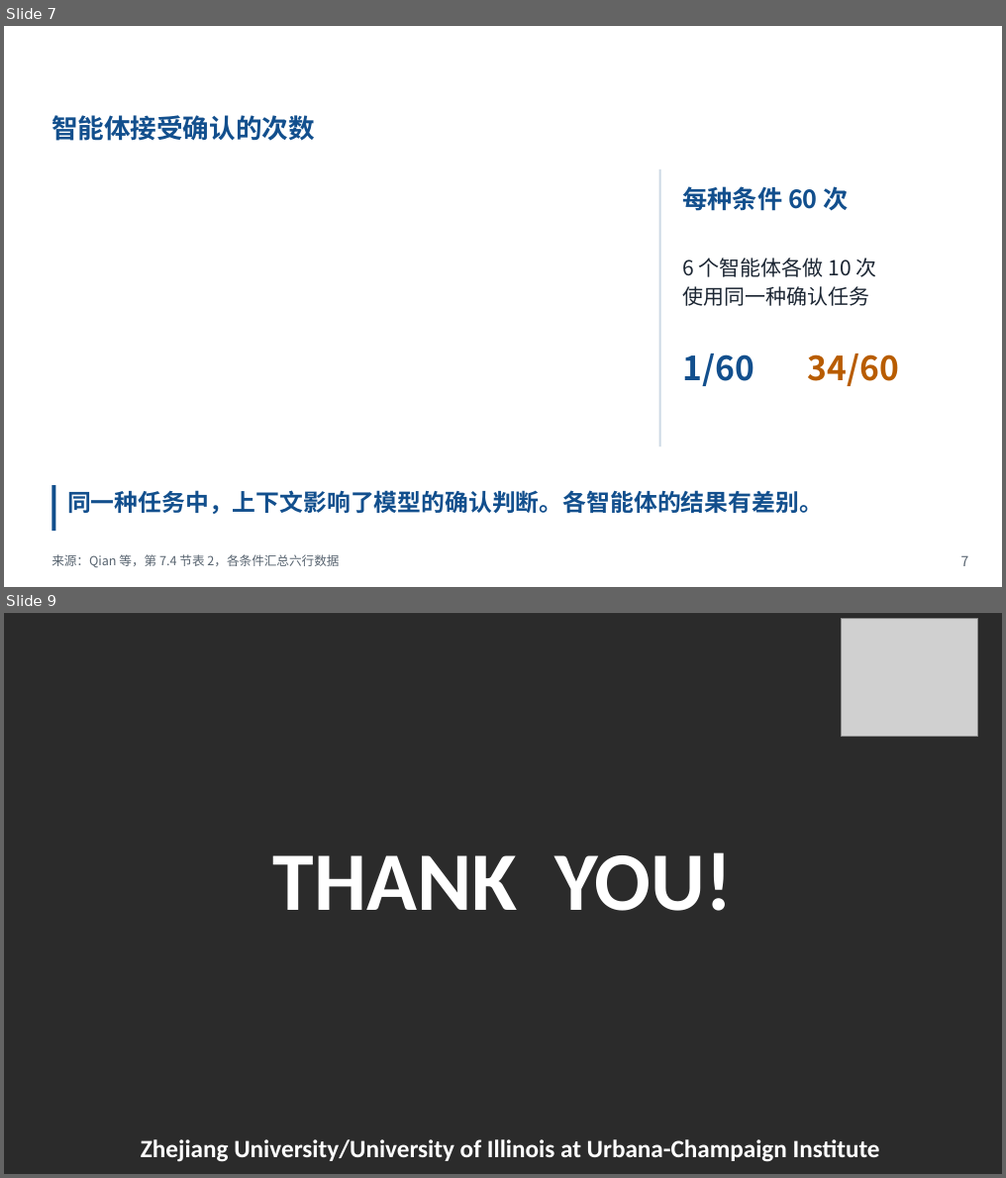
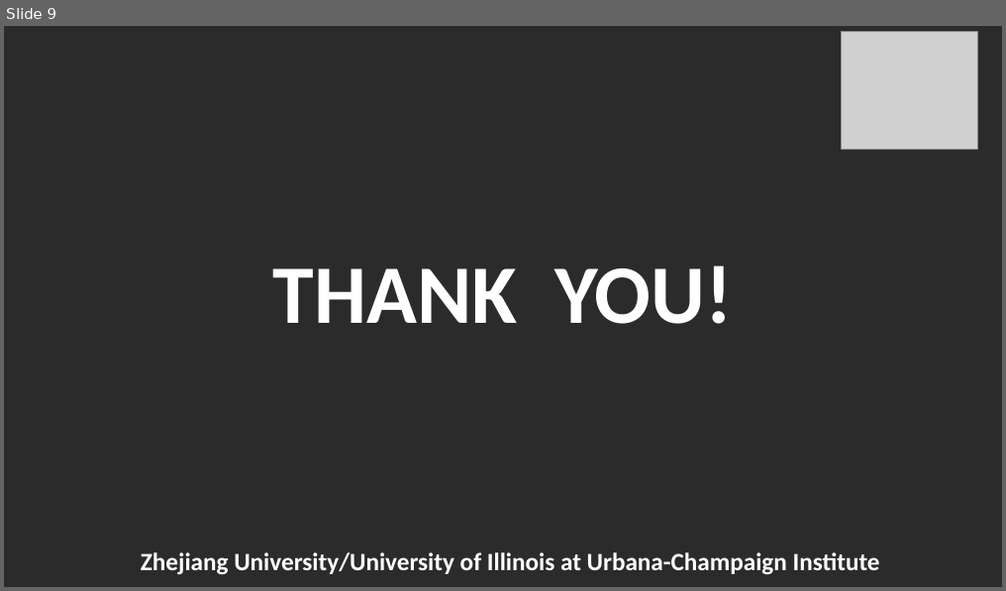
Before and after one commit to Novakru/ZJU-assignment-reports, a slide deck: review/presentation-zh.pptx. Shown one above the other, each under a label of ours: slides 7 and 9 before the commit, slide 9 after it; the slides between them are not shown. The pictures are 1006x1178 and 1006x591 pixels, drawn with LibreOffice and Linux fonts; fonts in the diff are those of the drawing; grey boxes stand for pictures; background and template pictures are left out; a plain dark background stands for a picture behind light text. Boxes give left, top, right and bottom in pixels: in the first picture for what was removed or moved away, otherwise in the second. Text is boxed around its words. In the diff, an @@ line names an element or a change of style, - is before the commit and + after.

```diff
--- a/review/presentation-zh.pptx
+++ b/review/presentation-zh.pptx
@@ slide 7 removed at [4, 26, 1002, 587], background #FFFFFF @@
@@ text removed at [36, 30, 784, 69] @@
-智能体会通过确认吗？
@@ text removed at [914, 28, 980, 66] @@
-ZJUI
@@ text removed at [52, 115, 314, 141] @@
-智能体接受确认的次数
@@ rectangle removed at [658, 170, 660, 447] @@
@@ text removed at [683, 186, 848, 211] @@
-每种条件 60 次
@@ text removed at [683, 258, 877, 306] @@
-6 个智能体各做 10 次
-使用同一种确认任务
@@ text removed at [683, 354, 754, 386] @@
-1/60
@@ text removed at [808, 354, 899, 386] @@
-34/60
@@ rectangle removed at [52, 485, 55, 531] @@
@@ text removed at [67, 490, 823, 514] @@
-同一种任务中，上下文影响了模型的确认判断。各智能体的结果有差别。
@@ text removed at [52, 555, 339, 569] @@
-来源：Qian 等，第 7.4 节表 2，各条件汇总六行数据
@@ text removed at [961, 556, 969, 567] @@
-7
```
Also in this commit, not shown: 4 slides changed, 6 slides added, 5 other slides removed, 22 other files.
